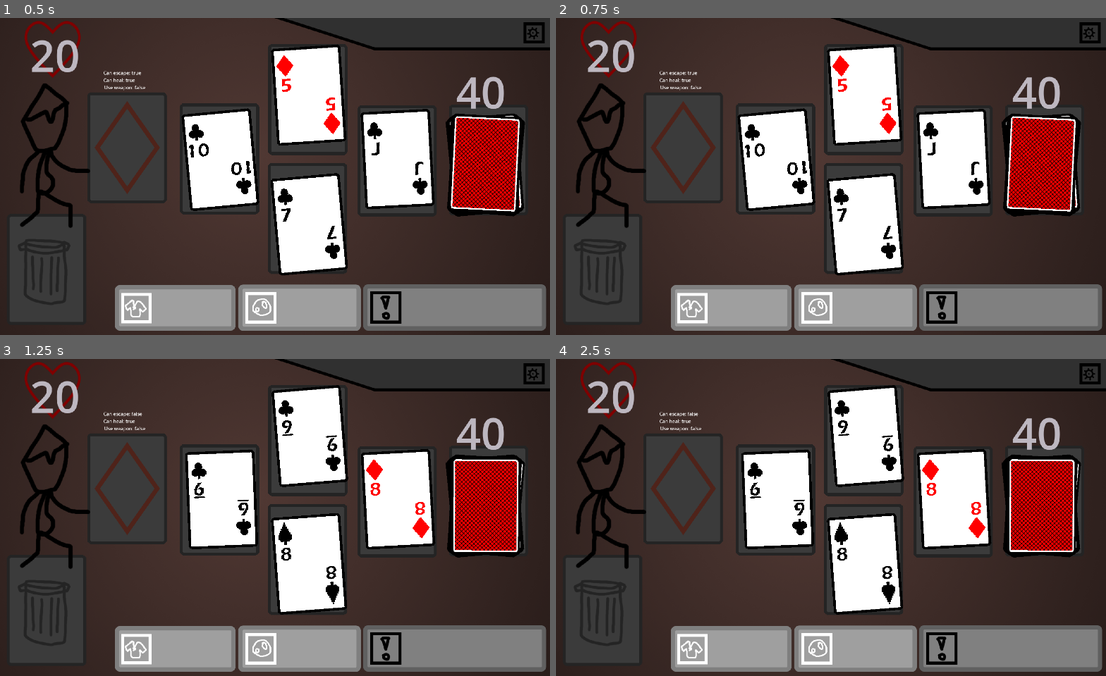
Above: before the commit, frames 1-4 (two rows, left to right).
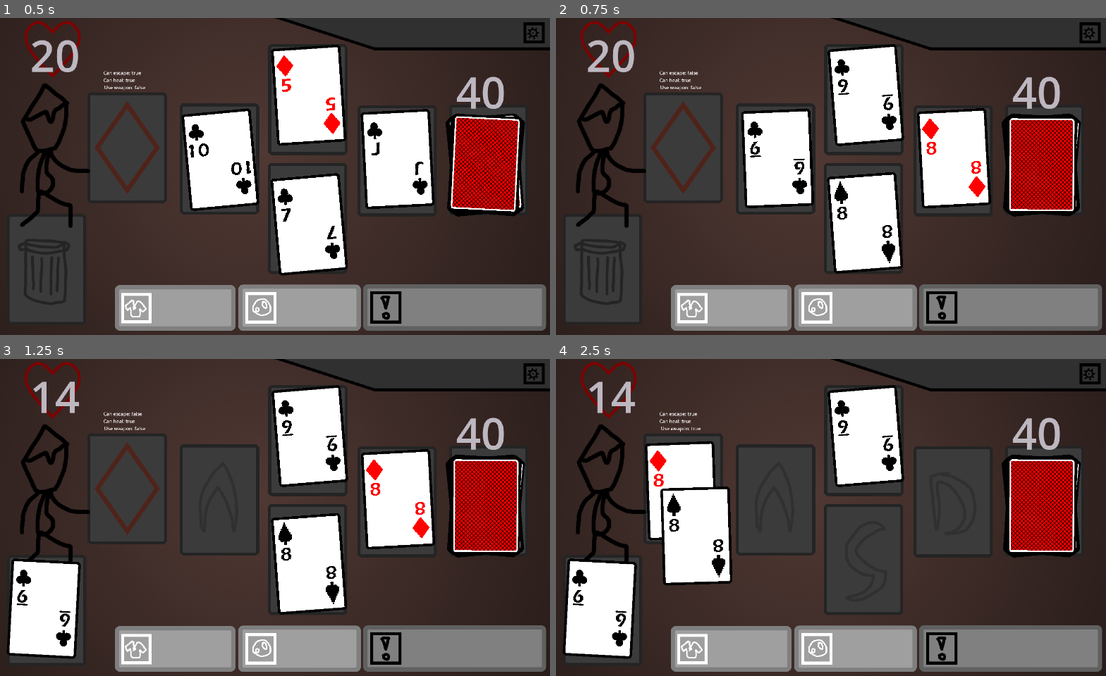
Above: after the commit, the same moments.

Repository: Udozi/Lurjus-Godot
Game: Godot game, scene res://scenes/level.tscn
Two runs of this game, one before a commit and one after it. Both use one fixed random seed, a clock stepped at 60 frames per second and the inputs below.
Inputs (mouse positions are in pixels of both pictures, inside the frame that each line leads up to):
- Up to frame 1 (0.5 s): no input
- Up to frame 2 (0.75 s): tap Enter at 0.5 s; move the mouse to (1040, 163) at 0.52 s; tap Space (flee, bound only after the commit) at 0.6 s; click (1040, 163) at 0.67 s
- Up to frame 3 (1.25 s): tap A (play_slot_a, bound only after the commit) at 0.8 s
- Up to frame 4 (2.5 s): tap Space (flee, bound only after the commit) at 1.25 s; move the mouse to (1040, 504) at 1.27 s; tap A (play_slot_a, bound only after the commit) at 1.35 s; click (1040, 504) at 1.42 s; tap D (play_slot_d, bound only after the commit) at 1.55, 2.1 s; tap Enter at 2 s; move the mouse to (1040, 504) at 2.02 s; click (1040, 504) at 2.17 s; tap S (play_slot_s, bound only after the commit) at 2.3 s

Frame 1 is identical in both runs. In frame 2, 5.5% of the frame differs, in the area x 23-96%, y 8-82%; in frame 3, 8.1%; in frame 4, 22%, in the area x 1-80%, y 6-95%.

Commit message:
Balance and controls update
The game can now be played on keyboard.
- Balance: Fleeing from a room full of enemies guarantees at least one non-enemy in the next room (if any in draw pile)

Diff:
--- a/project.godot
+++ b/project.godot
@@ -50,9 +50,40 @@
 "events": [Object(InputEventKey,"resource_local_to_scene":false,"resource_name":"","device":-1,"window_id":0,"alt_press …(195 unchanged characters)…
 ]
 }
+play_slot_w={
+"deadzone": 0.2,
+"events": [Object(InputEventKey,"resource_local_to_scene":false,"resource_name":"","device":-1,"window_id":0,"alt_pressed":false,"shift_pressed":false,"ctrl_pressed":false,"meta_pressed":false,"pressed":false,"keycode":0,"physical_keycode":87,"key_label":0,"unicode":119,"location":0,"echo":false,"script":null)
+]
+}
+play_slot_a={
+"deadzone": 0.2,
+"events": [Object(InputEventKey,"resource_local_to_scene":false,"resource_name":"","device":-1,"window_id":0,"alt_pressed":false,"shift_pressed":false,"ctrl_pressed":false,"meta_pressed":false,"pressed":false,"keycode":0,"physical_keycode":65,"key_label":0,"unicode":97,"location":0,"echo":false,"script":null)
+]
+}
+play_slot_s={
+"deadzone": 0.2,
+"events": [Object(InputEventKey,"resource_local_to_scene":false,"resource_name":"","device":-1,"window_id":0,"alt_pressed":false,"shift_pressed":false,"ctrl_pressed":false,"meta_pressed":false,"pressed":false,"keycode":0,"physical_keycode":83,"key_label":0,"unicode":115,"location":0,"echo":false,"script":null)
+]
+}
+play_slot_d={
+"deadzone": 0.2,
+"events": [Object(InputEventKey,"resource_local_to_scene":false,"resource_name":"","device":-1,"window_id":0,"alt_pressed":false,"shift_pressed":false,"ctrl_pressed":false,"meta_pressed":false,"pressed":false,"keycode":0,"physical_keycode":68,"key_label":0,"unicode":100,"location":0,"echo":false,"script":null)
+]
+}
+flee={
+"deadzone": 0.2,
+"events": [Object(InputEventKey,"resource_local_to_scene":false,"resource_name":"","device":-1,"window_id":0,"alt_pressed":false,"shift_pressed":false,"ctrl_pressed":false,"meta_pressed":false,"pressed":false,"keycode":0,"physical_keycode":32,"key_label":0,"unicode":32,"location":0,"echo":false,"script":null)
+]
+}
+toggle_weapon={
+"deadzone": 0.2,
+"events": [Object(InputEventKey,"resource_local_to_scene":false,"resource_name":"","device":0,"window_id":0,"alt_pressed":false,"shift_pressed":false,"ctrl_pressed":false,"meta_pressed":false,"pressed":false,"keycode":0,"physical_keycode":4194325,"key_label":0,"unicode":0,"location":0,"echo":false,"script":null)
+]
+}
 
 [rendering]
 
 textures/canvas_textures/default_texture_filter=0
 renderer/rendering_method="gl_compatibility"
 renderer/rendering_method.mobile="gl_compatibility"
+textures/vram_compression/import_etc2_astc=true
--- a/scripts/level.gd
+++ b/scripts/level.gd
@@ -2,6 +2,9 @@
 
 @export var events: Events
 @export var room: Room
+
+signal try_escape
+
 
 func _ready():
 
@@ -24,6 +27,25 @@
 	if Input.is_action_just_pressed("new_game"):
 		get_tree().change_scene_to_file("res://scenes/level.tscn")
 
+	elif not GameState.game_is_over:
+		if Input.is_action_just_pressed("play_slot_w") and room.room_slots[0].card != null:
+			room.room_slots[0].card.play()
+
+		elif Input.is_action_just_pressed("play_slot_a") and room.room_slots[1].card != null:
+			room.room_slots[1].card.play()
+
+		elif Input.is_action_just_pressed("play_slot_s") and room.room_slots[2].card != null:
+			room.room_slots[2].card.play()
+
+		elif Input.is_action_just_pressed("play_slot_d") and room.room_slots[3].card != null:
+			room.room_slots[3].card.play()
+
+		elif Input.is_action_just_pressed("flee") and GameState.draw_pile_size > 0:
+			room._on_try_escape()
+
+		elif Input.is_action_just_pressed("toggle_weapon") and is_instance_valid(Player.weapon) and len(Player.weapon.cards) > 0:
+			Player.uses_weapon = !Player.uses_weapon
+
 
 func _process(_delta: float) -> void:
 	if Input.is_anything_pressed():
--- a/scripts/room.gd
+++ b/scripts/room.gd
@@ -38,15 +38,39 @@
 		GameState.draw_pile_size = len(draw_pile.cards)
 
 
+func balance_next_room(draw_pile: DrawPile):
+
+	# Escaping from a room full of enemies guarantees at least one weapon or potion in the next room, if any in deck
+	var reds_found: bool = false
+
+	for card in draw_pile.cards:
+		if !reds_found and (card.card_data.suit == "hearts" or card.card_data.suit == "diamonds"):
+			reds_found = true
+
+			draw_pile.cards.pop_at(draw_pile.cards.find(card))
+			draw_pile.cards.append(card)
+
+			#print("Removed card: " + removed_card.card_data.suit + str(removed_card.card_data.value))
+			#print("Added card: " + card.card_data.suit + str(card.card_data.value))
+
+
+
+
 func count_cards():
+	var cards_and_enemies_left : Array[int] = []
 	var cards_left: int = 0
+	var enemies_left: int = 0
 
 	for slot in room_slots:
 		if slot.card:
 			cards_left += 1
+			if slot.card.card_data.suit == "spades" or slot.card.card_data.suit == "clubs":
+				enemies_left += 1
 
+	cards_and_enemies_left.append(cards_left)
+	cards_and_enemies_left.append(enemies_left)
 	#print("Cards left: ", cards_left)
-	return cards_left
+	return cards_and_enemies_left
 
 
 func _on_card_played(card: Card):
@@ -60,11 +84,13 @@
 	if slot:
 
 		slot.card = null
+		var cards_and_enemies_left: Array[int] = count_cards()
+		var cards_left: int = cards_and_enemies_left[0]
 
-		if count_cards() < 2:
+		if cards_left < 2:
 			Player.can_escape = true
 
-			if count_cards() == 0:
+			if cards_left == 0:
 				var draw_pile: DrawPile = get_parent().get_child(7) # TODO: fix this magic number
 				if draw_pile and len(draw_pile.cards) > 0:
 					advance(draw_pile)
@@ -80,14 +106,18 @@
 	if Player.can_escape:
 		var draw_pile: DrawPile = get_parent().get_child(7) # TODO: fix this magic number
 
-		if count_cards() < 2:
+		var cards_and_enemies_left: Array[int] = count_cards()
+		var cards_left: int = cards_and_enemies_left[0]
+		var enemies_left: int = cards_and_enemies_left[1]
+
+		if count_cards()[0] < 2:
 			advance(draw_pile)
 
 		else:
-			flee()
+			flee(enemies_left)
 
 
-func flee():
+func flee(enemy_count: int):
 
 	var draw_pile: DrawPile = get_parent().get_child(7) # TODO: fix this magic number
 	var returning_cards: Array[Card]
@@ -112,5 +142,8 @@
 	for card in draw_pile.cards:
 		card.z_index = draw_pile.cards.find(card)
 
+	if enemy_count == len(room_slots):
+		balance_next_room(draw_pile)
+
 	Player.can_escape = false
 	advance(draw_pile)
Not shown, changed: export/Lurjus.pck
